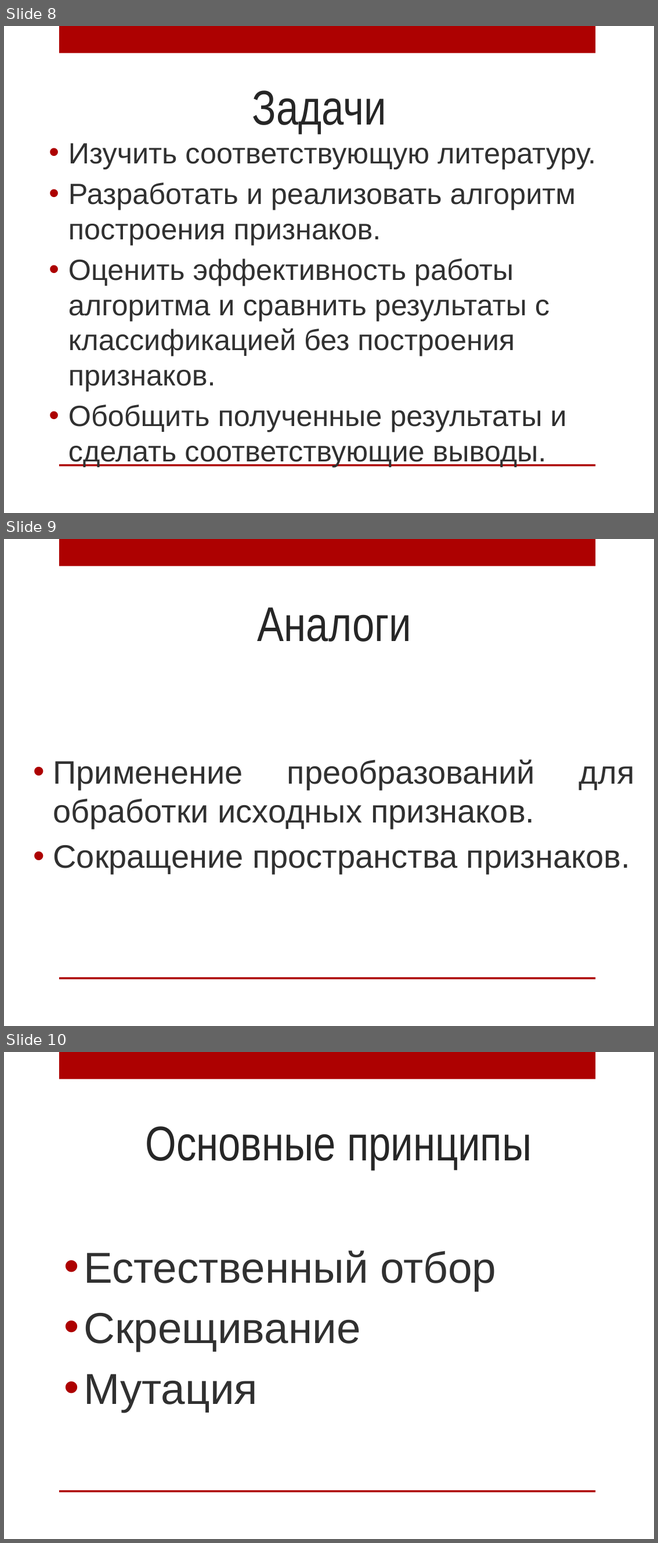
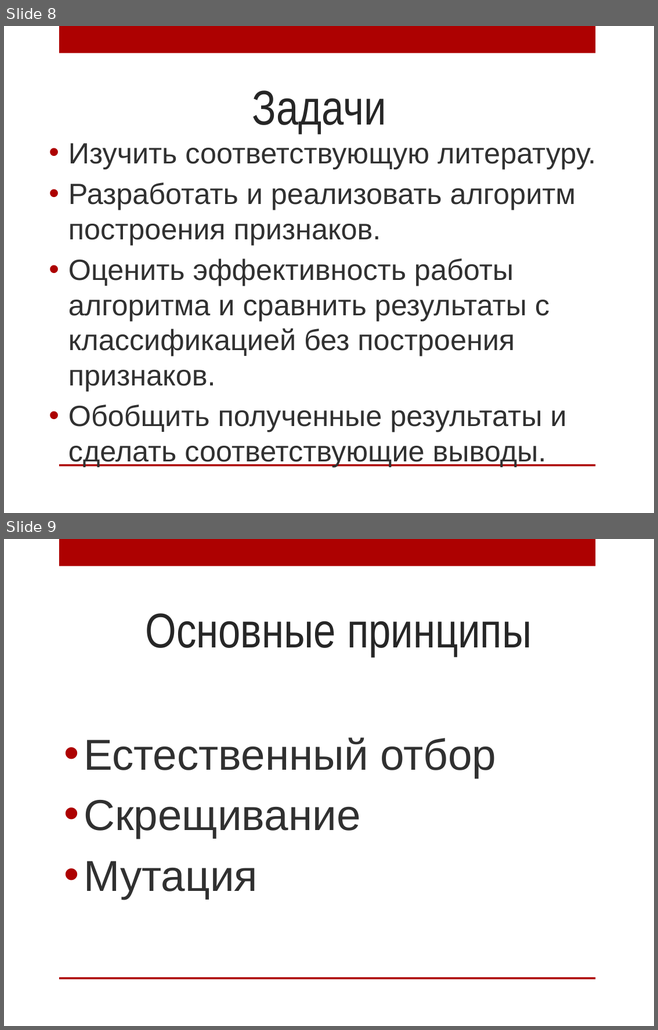
Before and after one commit to AnnaIbakaeva/Genetic, a slide deck: Диплом/Магистратура.pptx. Shown one above the other, each under a label of ours: slides 8, 9 and 10 before the commit, slides 8 and 9 after it. The pictures are 658x1543 and 658x1030 pixels, drawn with LibreOffice and Linux fonts; fonts in the diff are those of the drawing; background and template pictures are left out. Boxes give left, top, right and bottom in pixels: in the first picture for what was removed or moved away, otherwise in the second. Text is boxed around its words. In the diff, an @@ line names an element or a change of style, - is before the commit and + after.

```diff
--- a/Диплом/Магистратура.pptx
+++ b/Диплом/Магистратура.pptx
@@ slide 9 removed at (x1=4, y1=539, x2=654, y2=1026), background picture (left out); not listed: 2 template elements that a slide beside it also shows @@
@@ title removed at (x1=257, y1=607, x2=411, y2=642) @@
-Аналоги
@@ text removed at (x1=53, y1=759, x2=634, y2=874) @@
-• Применение преобразований для обработки исходных признаков.
-• Сокращение пространства признаков.
@@ what was slide 10 is now slide 9 @@
```
Also in this commit, not shown: 3 slides changed, 2 slides added, 2 other slides removed, 6 other files.
